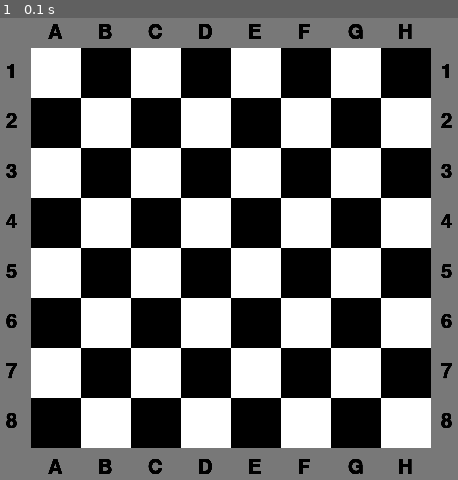
Above: before the commit, frame 1.
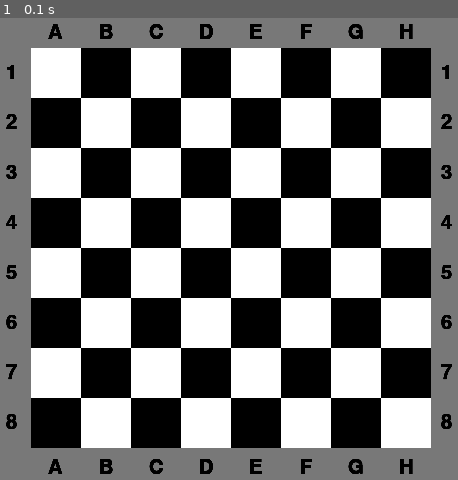
Above: after the commit, the same moment.

Repository: KucherMucher/POO11
Game: pygame game, started from pygame exerc/12/ex12.py
The game is run twice, just before and just after one commit, with the same random seed, the same clock (stepped at 60 frames per second) and the same inputs.
Inputs:
- Up to frame 1 (0.1 s): no input

The runs differ from the first frame. In frame 1, 0.6% of the frame differs, in the area x 1-99%, y 1-99%.

Commit message:
fixed ex 12

Diff:
--- a/pygame exerc/12/ex12.py
+++ b/pygame exerc/12/ex12.py
@@ -29,10 +29,17 @@
             color = white if cor else black
             pygame.draw.rect(screen, color, (rect_coord[0]+(rect_size*culumn), rect_coord[1]+(rect_size*raw), rect_size, rect_size))
 
-            screen.blit(fonte.render(f"{chr(65+culumn)}", True, (0, 0, 0)), (rect_coord[0]+ 17+ rect_size*culumn, rect_coord[1]-rect_size/2))
-            screen.blit(fonte.render(f"{chr(65+culumn)}", True, (0, 0, 0)), (rect_coord[0]+17+ rect_size*culumn, rect_coord[1]+rect_size*8+10))
-            screen.blit(fonte.render(f"{1+raw}", True, (0, 0, 0)), (rect_coord[0]-rect_size/2, rect_coord[0]+14+rect_size*raw)) #é assim as coordenadas dos textos para fazer
-            screen.blit(fonte.render(f"{1+raw}", True, (0, 0, 0)), (rect_coord[0]+rect_size*8+10, rect_coord[0]+14+rect_size*raw))
+            leter = chr(65+culumn)
+            text = fonte.render(f"{chr(65+culumn)}", True, (0, 0, 0))
+            number = fonte.render(f"{1+raw}", True, (0, 0, 0))
+
+            width = text.get_width()
+            height = text.get_height()
+
+            screen.blit(text, (rect_coord[0] + rect_size*0.5 + rect_size*culumn - width/2, rect_coord[1]-rect_size/2))
+            screen.blit(text, (rect_coord[0] + rect_size*0.5 + rect_size*culumn - width/2, rect_coord[1]+rect_size*8+10))
+            screen.blit(number, (rect_coord[0]-rect_size/2, rect_coord[1] + rect_size*0.5 + rect_size*raw - height/2)) #é assim as coordenadas dos textos para fazer
+            screen.blit(number, (rect_coord[0]+rect_size*8+10, rect_coord[1] + rect_size*0.5 + rect_size*raw - height/2))
 
             cor = not cor
 
